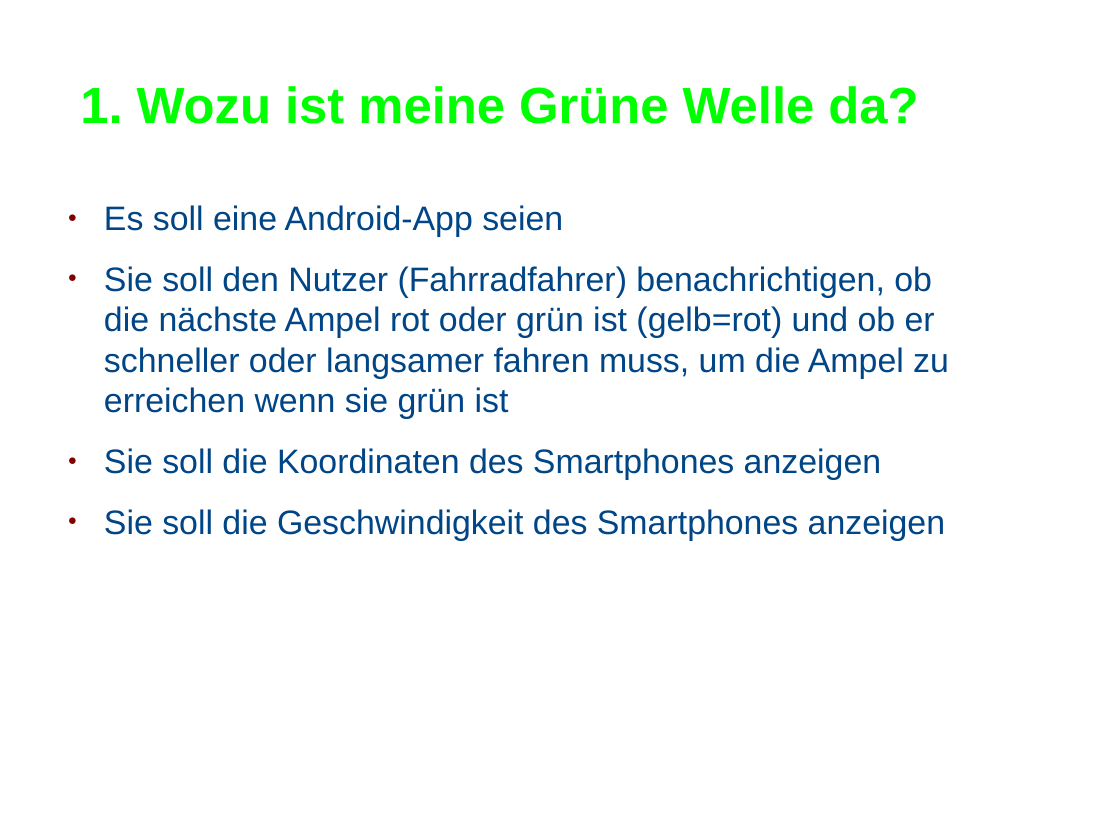
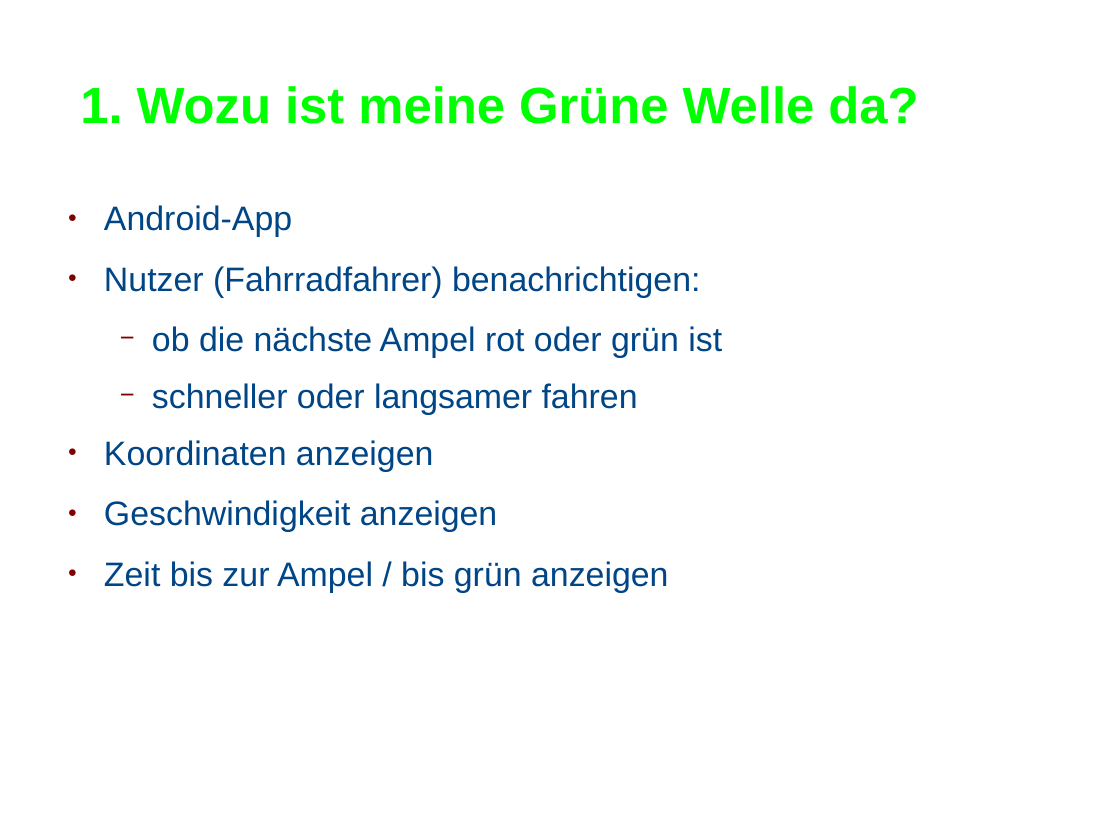
Before and after one commit to MrMariusAP/MeineGrueneWelle, a slide deck: slide 3 of app/src/main/res/Präsentation_MeineGrüneWelle.odp. Drawn at 1120x840 pixels with LibreOffice and Linux fonts; fonts in the diff are those of the drawing; background and template pictures are left out. Boxes give left, top, right and bottom in pixels: in the first picture for what was removed or moved away, otherwise in the second. Text is boxed around its words. In the diff, an @@ line names an element or a change of style, - is before the commit and + after.

```diff
--- a/app/src/main/res/Präsentation_MeineGrüneWelle.odp
+++ b/app/src/main/res/Präsentation_MeineGrüneWelle.odp
@@ text at [104, 205, 722, 593]: text changed @@
-● Es soll eine Android-App seien
-● Sie soll den Nutzer (Fahrradfahrer) benachrichtigen, ob die nächste Ampel rot oder grün ist (gelb=rot) und ob er schneller oder langsamer fahren muss, um die Ampel zu erreichen wenn sie grün ist
-● Sie soll die Koordinaten des Smartphones anzeigen
-● Sie soll die Geschwindigkeit des Smartphones anzeigen
+● Android-App
+● Nutzer (Fahrradfahrer) benachrichtigen:
+  − ob die nächste Ampel rot oder grün ist
+  − schneller oder langsamer fahren
+● Koordinaten anzeigen
+● Geschwindigkeit anzeigen
+● Zeit bis zur Ampel / bis grün anzeigen
```
Also in this commit, not shown: 4 other slides changed, 1 slide removed, 1 other file.
